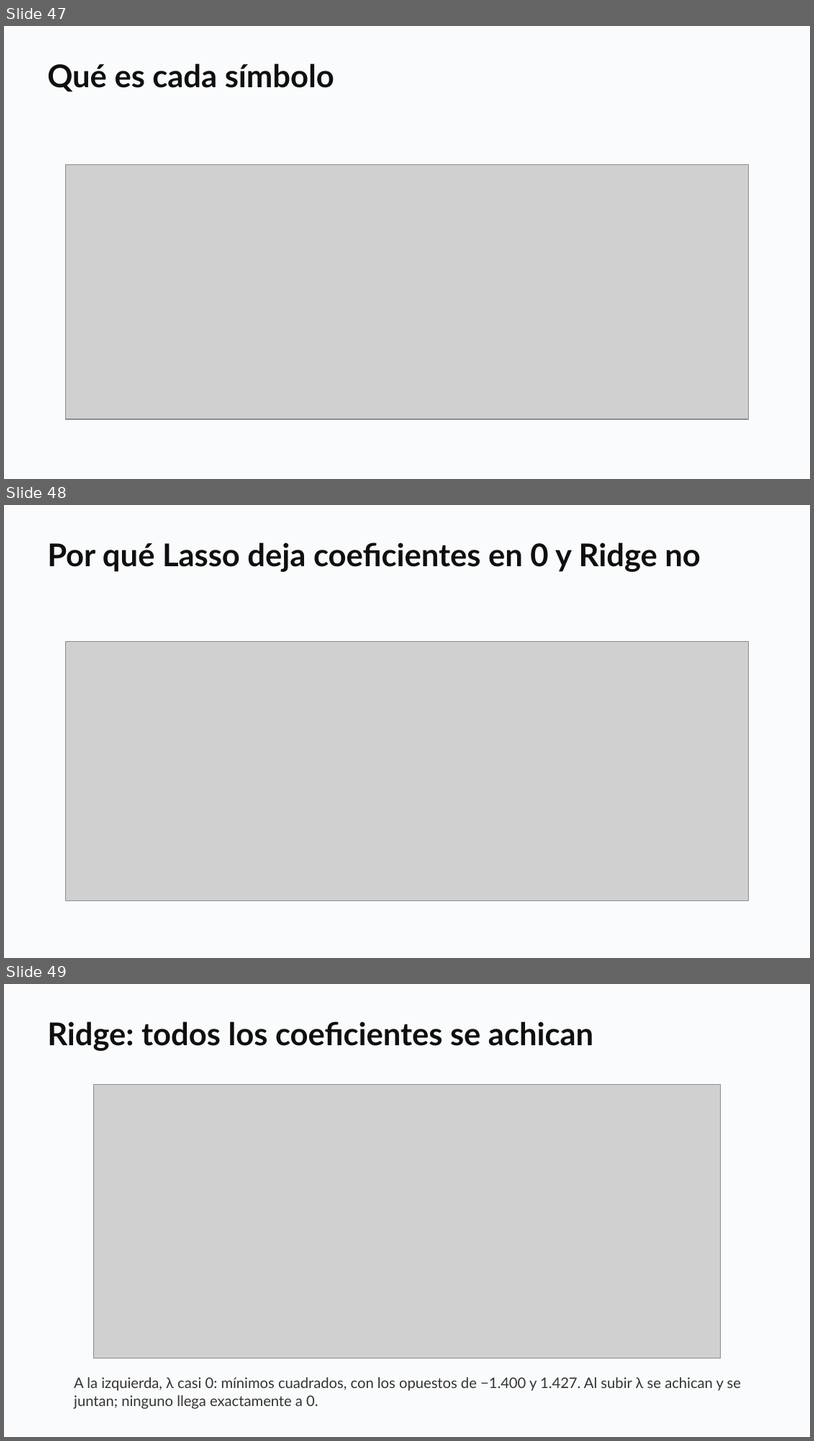
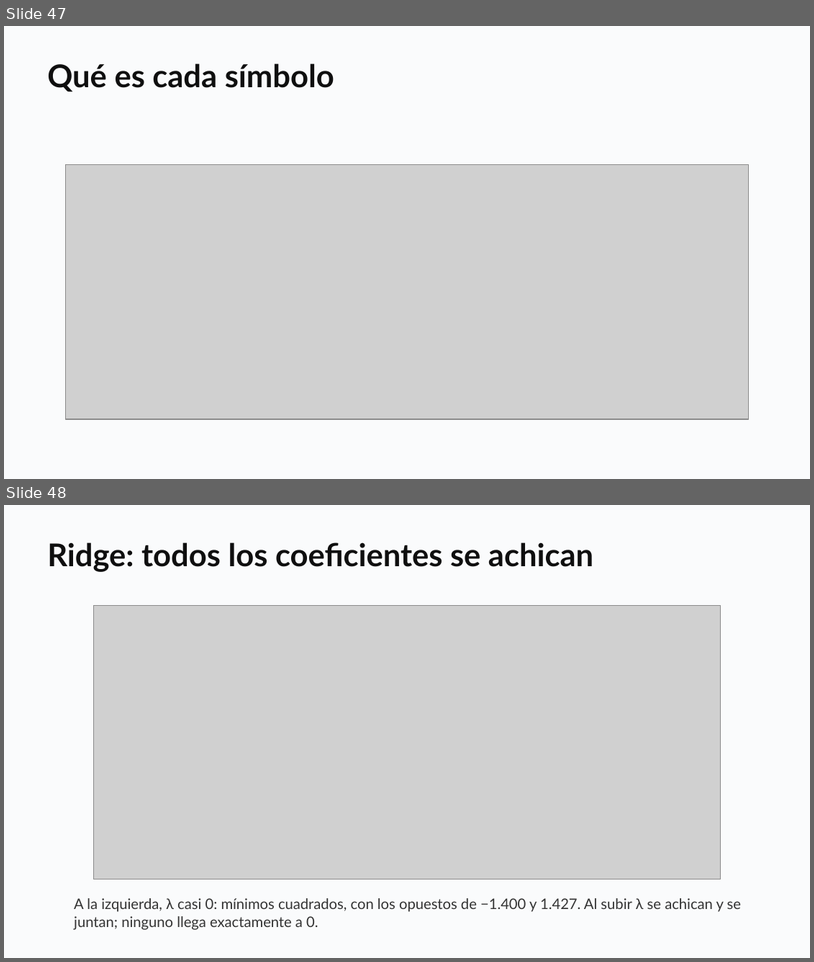
Before and after one commit to daniopitz/diplomado-cdd, a slide deck: presentaciones/clase07_evaluar_regularizar.pptx. Shown one above the other, each under a label of ours: slides 47, 48 and 49 before the commit, slides 47 and 48 after it. The pictures are 814x1441 and 814x962 pixels, drawn with LibreOffice and Linux fonts; fonts in the diff are those of the drawing; grey boxes stand for pictures. Boxes give left, top, right and bottom in pixels: in the first picture for what was removed or moved away, otherwise in the second. Text is boxed around its words. In the diff, an @@ line names an element or a change of style, - is before the commit and + after.

```diff
--- a/presentaciones/clase07_evaluar_regularizar.pptx
+++ b/presentaciones/clase07_evaluar_regularizar.pptx
@@ slide 48 removed at bbox=[4, 505, 810, 958], background #FFFFFF @@
@@ rectangle removed at bbox=[4, 505, 810, 958] @@
@@ text removed at bbox=[47, 542, 701, 572] @@
-Por qué Lasso deja coeficientes en 0 y Ridge no
@@ picture removed at bbox=[65, 641, 748, 901] @@
@@ what was slide 49 is now slide 48 @@
```
Also in this commit, not shown: 2 slides changed, 1 other file.
